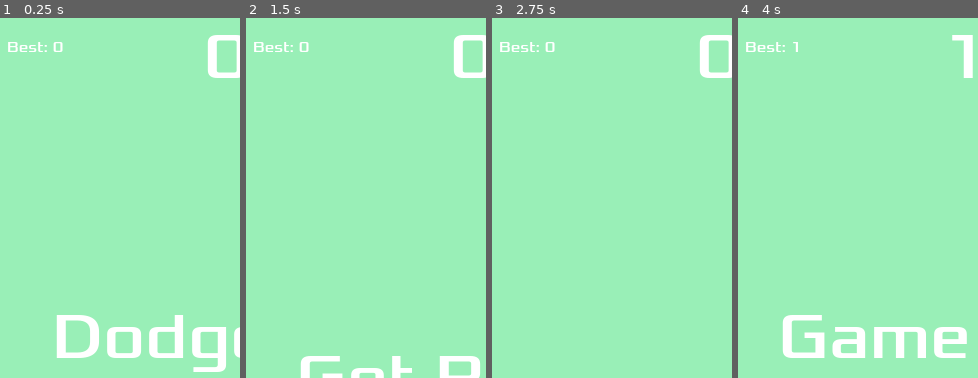
Above: before the commit, frames 1-4 (left to right).
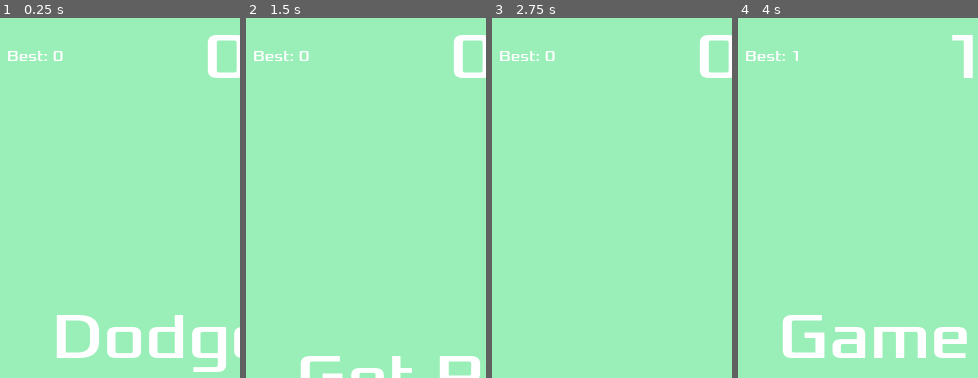
Above: after the commit, the same moments.

Repository: ku113p/e-godot-your-first-2d-game
Game: Godot game, scene res://main.tscn
The game is run twice, just before and just after one commit, with the same random seed, the same clock (stepped at 60 frames per second) and the same inputs.
Inputs:
- Up to frame 1 (0.25 s): no input
- Up to frame 2 (1.5 s): click "Start" at 0.5 s; tap Enter at 1.25 s; hold Right (move_right) from 1.28 s (still down)
- Up to frame 3 (2.75 s): release Right (move_right) at 2.03 s; hold Down (move_down) from 2.03 s (still down)
- Up to frame 4 (4 s): release Down (move_down) at 2.78 s; hold Right (move_right) 2.78-3.53 s; hold Up (move_up) from 3.53 s (still down)
The pictures show only the part of the screen within x 3-53%, y 0-50%; the shares and areas given below are measured in that part.

The runs differ from the first frame. In frame 1, 0.5% of the frame differs, in the area x 3-27%, y 6-12%; in frame 2, 0.5%; in frame 3, 0.5%; in frame 4, 0.4%.

Commit message:
upd - offset best

Diff:
--- a/hud.tscn
+++ b/hud.tscn
@@ -70,10 +70,11 @@
 offset_right = 182.0
 offset_bottom = 78.0
 offset_transform_enabled = true
-offset_transform_position = Vector2(20, 20)
+offset_transform_position = Vector2(20, 0)
 theme_override_fonts/font = ExtResource("2_8sq4i")
 theme_override_font_sizes/font_size = 15
 text = "Best: 0"
+vertical_alignment = 1
 
 [connection signal="pressed" from="StartButton" to="." method="_on_start_button_pressed"]
 [connection signal="timeout" from="MessageTimer" to="." method="_on_message_timer_timeout"]
